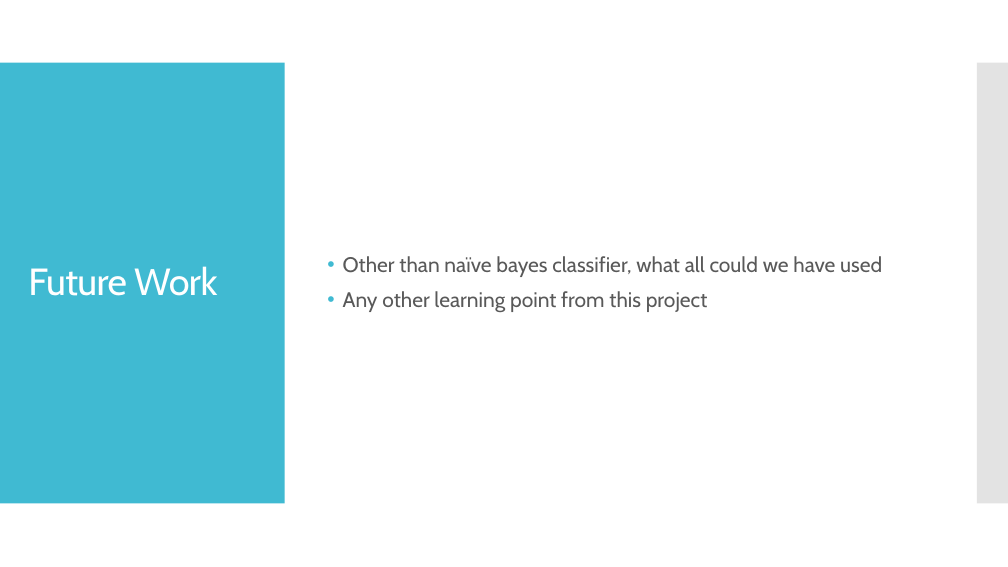
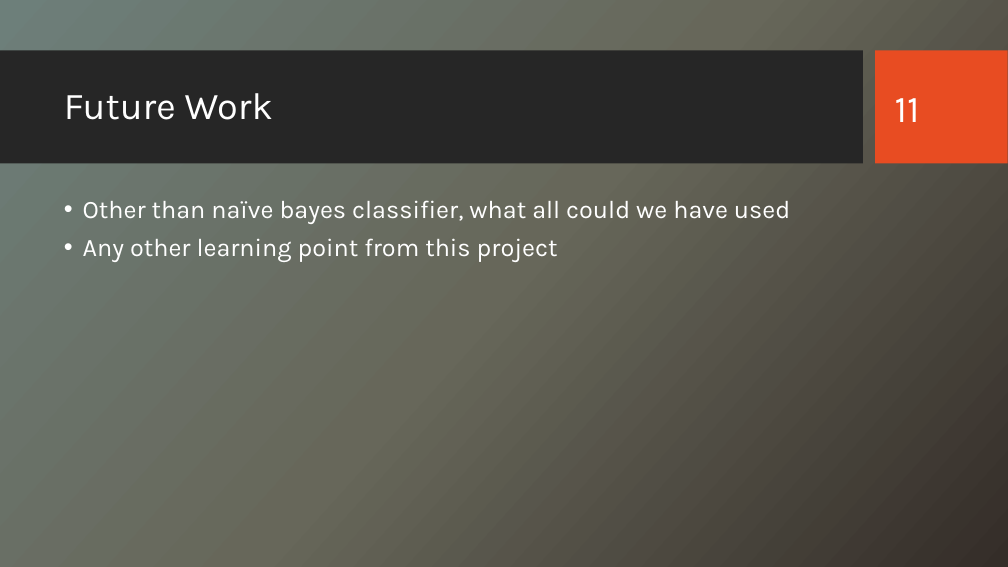
Before and after one commit to CS223-YelpReview/Yelp-NLP, a slide deck: slide 11 of Yelp Reviews – A Study.pptx (slide 7 before the commit). Drawn at 1008x567 pixels with LibreOffice and Linux fonts; fonts in the diff are those of the drawing; background and template pictures are left out. Boxes give left, top, right and bottom in pixels: in the first picture for what was removed or moved away, otherwise in the second. Text is boxed around its words. In the diff, an @@ line names an element or a change of style, - is before the commit and + after.

```diff
--- a/Yelp Reviews – A Study.pptx
+++ b/Yelp Reviews – A Study.pptx
@@ background #FFFFFF to picture (left out) @@
@@ rectangle added at (0,51,863,164), fill #262626 @@
@@ rectangle added at (876,51,1008,164), fill #E84C22 @@
@@ rectangle removed at (0,63,285,504) @@
@@ title "Future Work": place and size @@
-title "Future Work" at (28,266,217,296)
+title "Future Work" at (64,93,273,120)
@@ title "Future Work" at (64,93,273,120): font Cabin to Karla, letter spacing -0.6 to 0 pt @@
@@ rectangle removed at (977,63,1008,504) @@
@@ page number added at (895,98,920,122), 36 pt, text #FFFFFF @@
+11
@@ text "Other than naïve bayes classifier, ...": place and size @@
-text "Other than naïve bayes classifier, ..." at (343,256,882,312)
+text "Other than naïve bayes classifier, ..." at (83,200,790,262)
@@ text "Other than naïve bayes classifier, ..." at (83,200,790,262): size 20 to 24 pt, font Cabin to Karla, text colour #595959 to #FFFFFF; indent changed; less space between paragraphs; vertical alignment middle to top @@
```
Also in this commit, not shown: 4 other slides changed, 7 slides added, 2 slides removed.
